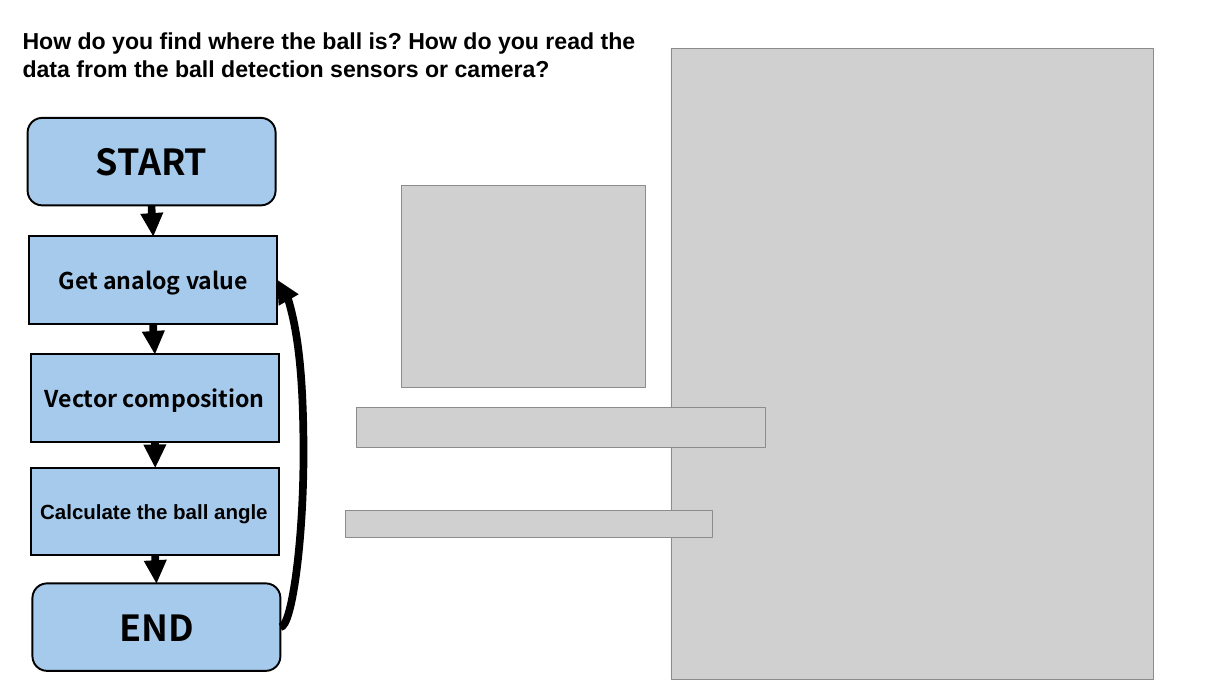
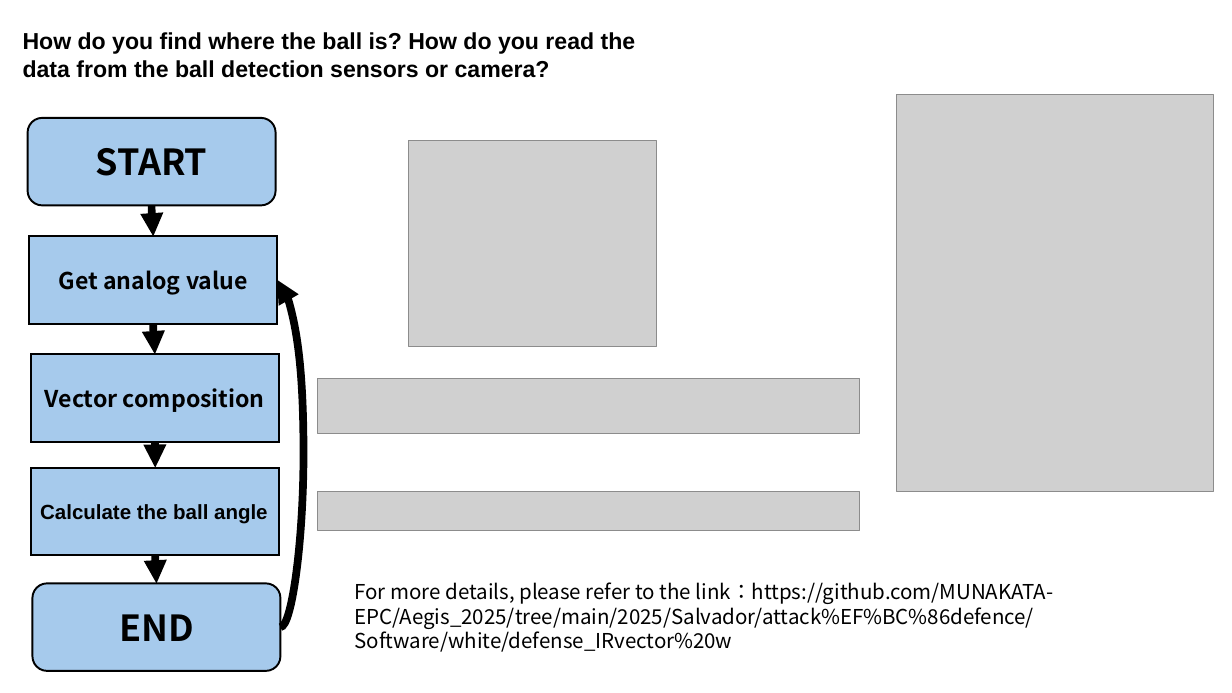
Before and after one commit to MUNAKATA-EPC/Aegis_2025, a slide deck: slide 2 of 2025/Salvador/TDP/About Software/flowchart.pptx. Drawn at 1232x693 pixels with LibreOffice and Linux fonts; fonts in the diff are those of the drawing; grey boxes stand for pictures. Boxes give left, top, right and bottom in pixels: in the first picture for what was removed or moved away, otherwise in the second. Text is boxed around its words. In the diff, an @@ line names an element or a change of style, - is before the commit and + after.

Commit message:
TDP link

```diff
--- a/2025/Salvador/TDP/About Software/flowchart.pptx
+++ b/2025/Salvador/TDP/About Software/flowchart.pptx
@@ picture removed at box(671, 49, 1153, 680) @@
@@ picture added at box(897, 95, 1214, 492) @@
@@ picture: place and size @@
-picture at box(402, 186, 646, 388)
+picture at box(409, 140, 657, 347)
@@ picture: place and size @@
-picture at box(357, 408, 766, 447)
+picture at box(318, 379, 860, 433)
@@ picture: place and size @@
-picture at box(346, 511, 713, 538)
+picture at box(318, 492, 860, 531)
@@ text added at box(355, 582, 1054, 652), 16 pt, text #000000 @@
+For more details, please refer to the link：https://github.com/MUNAKATA-EPC/Aegis_2025/tree/main/2025/Salvador/attack%EF%BC%86defence/Software/white/defense_IRvector%20w
```
Also in this commit, not shown: 5 other slides changed, 5 other files.
